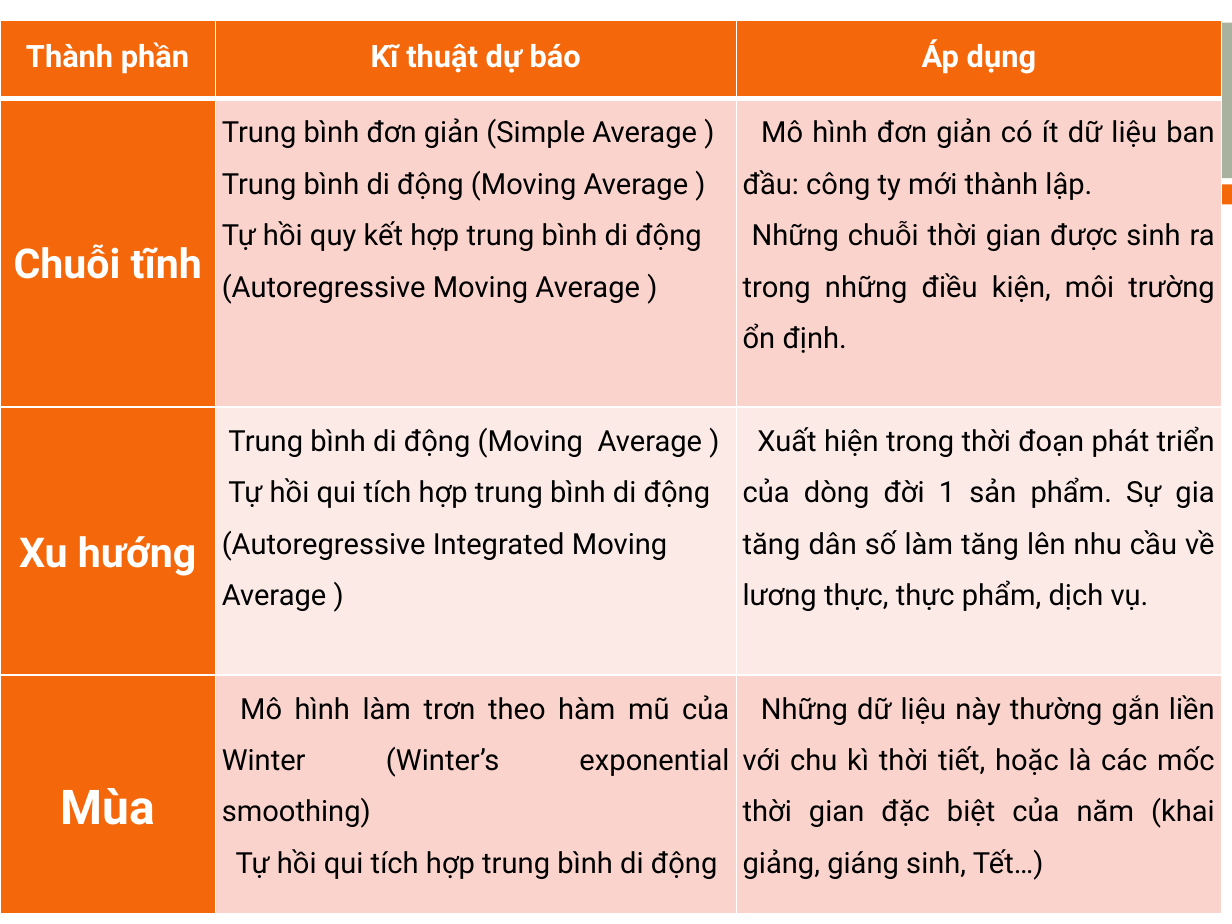
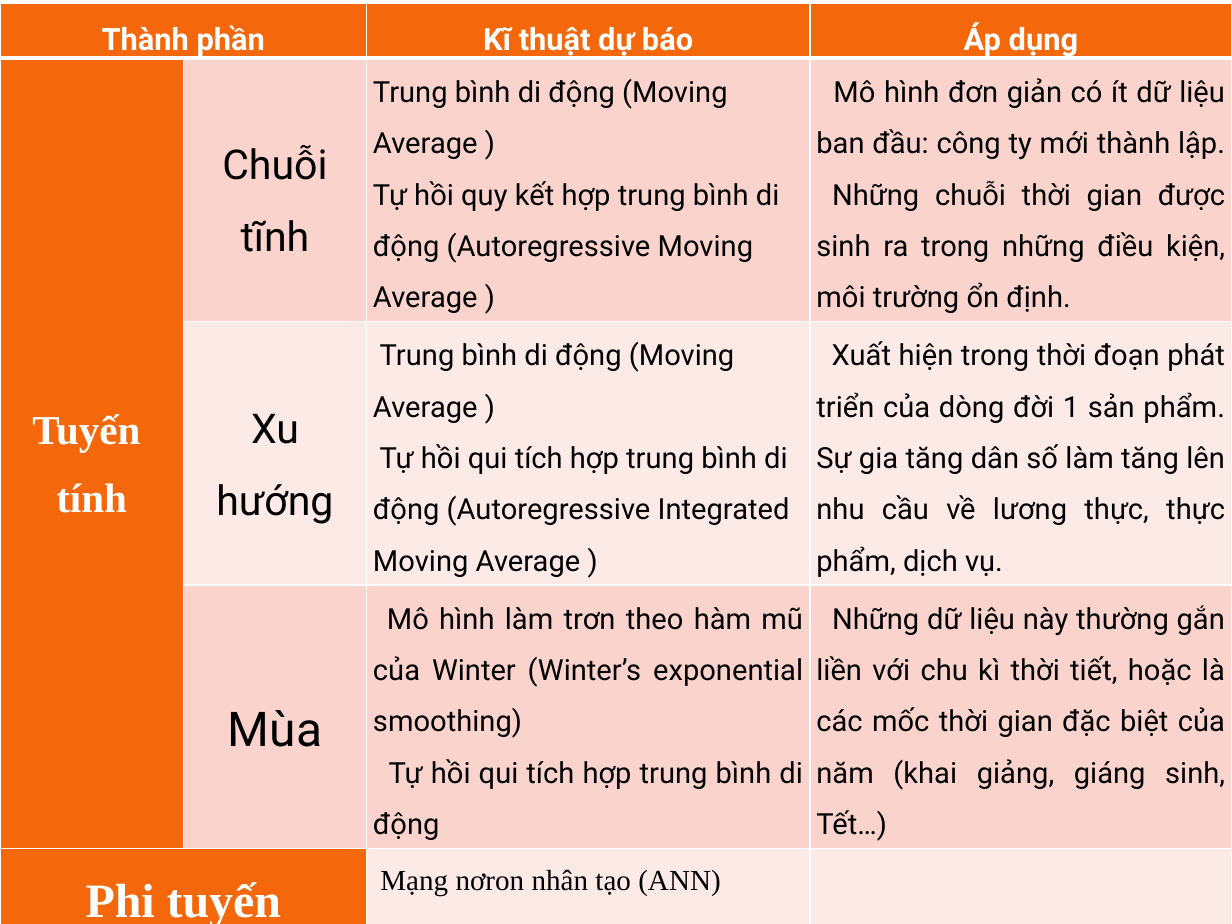
Before and after one commit to nvtthai/forecast-time-series, a slide deck: slide 13 of Report/Presentation.ppt (slide 14 before the commit). Drawn at 1232x924 pixels with LibreOffice and Linux fonts; fonts in the diff are those of the drawing. Boxes give left, top, right and bottom in pixels: in the first picture for what was removed or moved away, otherwise in the second. Text is boxed around its words. In the diff, an @@ line names an element or a change of style, - is before the commit and + after.

```diff
--- a/Report/Presentation.ppt
+++ b/Report/Presentation.ppt
@@ table at (0,4,1232,924) @@
-Thành phần | Kĩ thuật dự báo | Áp dụng
-Chuỗi tĩnh | Trung bình đơn giản (Simple Average ) / Trung bình di động (Moving Average ) / Tự hồi quy kết hợp trung bình di động (Autoregressive Moving Average ) | Mô hình đơn giản có ít dữ liệu ban đầu: công ty mới thành lập. / Những chuỗi thời gian được sinh ra trong những điều kiện, môi trường ổn định.
-Xu hướng | Trung bình di động (Moving Average ) / Tự hồi qui tích hợp trung bình di động (Autoregressive Integrated Moving Average ) | Xuất hiện trong thời đoạn phát triển của dòng đời 1 sản phẩm. Sự gia tăng dân số làm tăng lên nhu cầu về lương thực, thực phẩm, dịch vụ.
-Mùa | Mô hình làm trơn theo hàm mũ của Winter (Winter’s exponential smoothing) / Tự hồi qui tích hợp trung bình di động | Những dữ liệu này thường gắn liền với chu kì thời tiết, hoặc là các mốc thời gian đặc biệt của năm (khai giảng, giáng sinh, Tết…)
+Thành phần |  | Kĩ thuật dự báo | Áp dụng
+Tuyến / tính | Chuỗi tĩnh | Trung bình di động (Moving Average ) / Tự hồi quy kết hợp trung bình di động (Autoregressive Moving Average ) | Mô hình đơn giản có ít dữ liệu ban đầu: công ty mới thành lập. / Những chuỗi thời gian được sinh ra trong những điều kiện, môi trường ổn định.
+ | Xu hướng | Trung bình di động (Moving Average ) / Tự hồi qui tích hợp trung bình di động (Autoregressive Integrated Moving Average ) | Xuất hiện trong thời đoạn phát triển của dòng đời 1 sản phẩm. Sự gia tăng dân số làm tăng lên nhu cầu về lương thực, thực phẩm, dịch vụ.
+ | Mùa | Mô hình làm trơn theo hàm mũ của Winter (Winter’s exponential smoothing) / Tự hồi qui tích hợp trung bình di động | Những dữ liệu này thường gắn liền với chu kì thời tiết, hoặc là các mốc thời gian đặc biệt của năm (khai giảng, giáng sinh, Tết…)
+Phi tuyến |  | Mạng nơron nhân tạo (ANN) | 
@@ table: place and size @@
-table at (0,21,1222,914)
+table at (0,4,1232,924)
```
Also in this commit, not shown: 9 other slides changed, 2 slides added, 3 slides removed.
